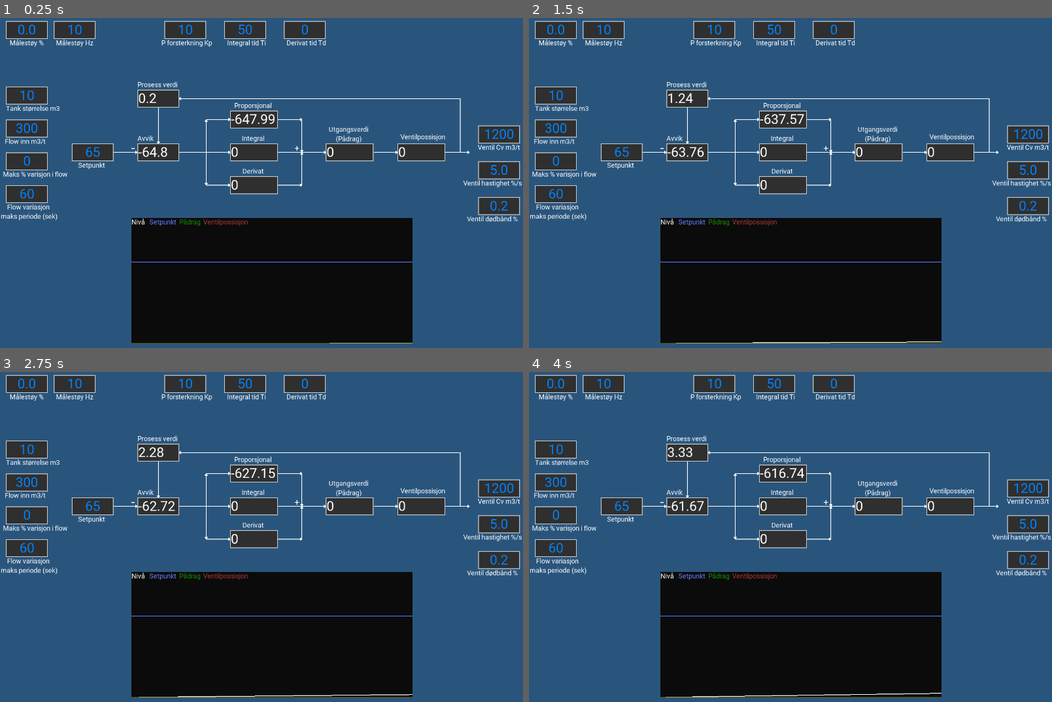
Above: before the commit, frames 1-4 (two rows, left to right).
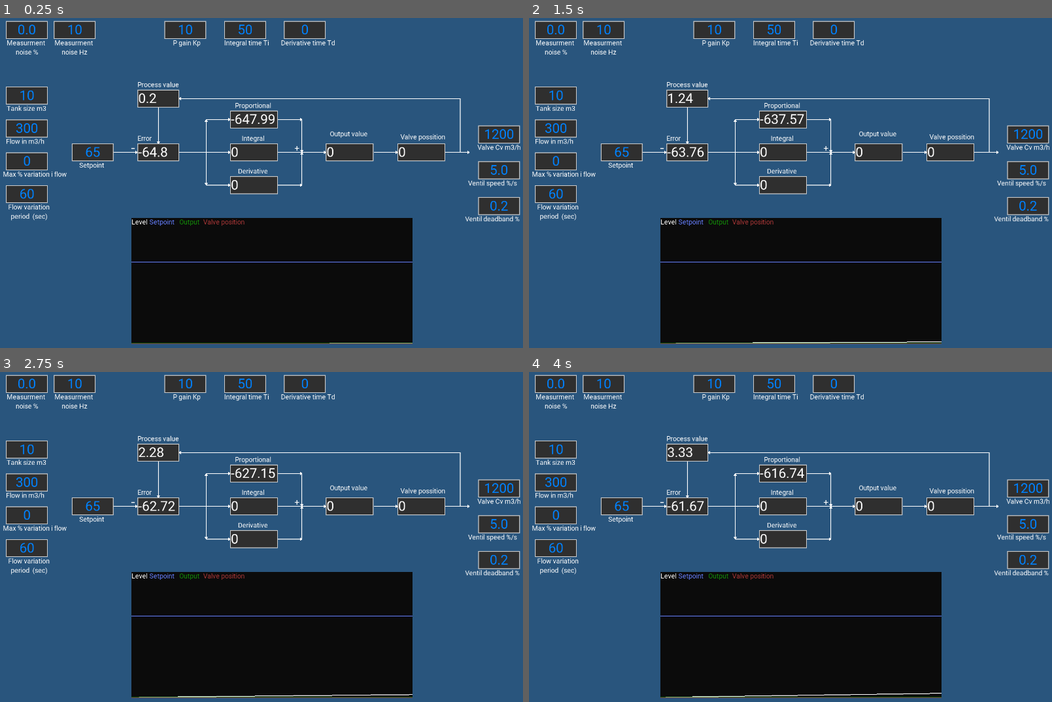
Above: after the commit, the same moments.

Repository: Keroflux/PIDsimulator
Game: Godot game, scene res://PIDsim.tscn
Two runs of this game, one before a commit and one after it. Both use one fixed random seed, a clock stepped at 60 frames per second and the inputs below.
Inputs:
- Up to frame 1 (0.25 s): no input
- Up to frame 2 (1.5 s): no input
- Up to frame 3 (2.75 s): no input
- Up to frame 4 (4 s): no input

The runs differ from the first frame. In frame 1, 1.8% of the frame differs, in the area x 0-100%, y 6-63%; in frame 2, 1.8%; in frame 3, 1.8%; in frame 4, 1.8%.

Commit message:
Update PIDsim.tscn

Diff:
--- a/PIDsim.tscn
+++ b/PIDsim.tscn
@@ -72,7 +72,7 @@
 margin_right = 107.0
 margin_bottom = -2.0
 custom_fonts/font = SubResource( 4 )
-text = "Prosess verdi"
+text = "Process value"
 
 [node name="Avvik" type="Label" parent="Blokkdiagram"]
 anchor_right = 1.0
@@ -129,7 +129,7 @@
 margin_right = 43.0
 margin_bottom = -2.0
 custom_fonts/font = SubResource( 4 )
-text = "Avvik"
+text = "Error"
 
 [node name="Minus" type="Label" parent="Blokkdiagram/Avvik"]
 margin_left = -17.0
@@ -166,7 +166,7 @@
 margin_right = 107.0
 margin_bottom = 70.0
 custom_fonts/font = SubResource( 4 )
-text = "Setpunkt"
+text = "Setpoint"
 align = 1
 valign = 1
 
@@ -205,7 +205,7 @@
 margin_right = 115.0
 margin_bottom = -2.0
 custom_fonts/font = SubResource( 4 )
-text = "Proporsjonal
+text = "Proportional
 "
 align = 1
 valign = 1
@@ -276,7 +276,7 @@
 margin_right = 115.0
 margin_bottom = -2.0
 custom_fonts/font = SubResource( 4 )
-text = "Derivat"
+text = "Derivative"
 align = 1
 valign = 1
 
@@ -314,8 +314,7 @@
 margin_right = 115.0
 margin_bottom = -1.0
 custom_fonts/font = SubResource( 4 )
-text = "Utgangsverdi
-(Pådrag)"
+text = "Output value"
 align = 1
 valign = 1
 
@@ -353,7 +352,7 @@
 margin_right = 128.0
 margin_bottom = 7.0
 custom_fonts/font = SubResource( 4 )
-text = "Ventilpossisjon"
+text = "Valve possition"
 align = 1
 valign = 1
 
@@ -376,7 +375,7 @@
 margin_right = 128.0
 margin_bottom = 70.0
 custom_fonts/font = SubResource( 4 )
-text = "P forsterkning Kp"
+text = "P gain Kp"
 align = 1
 valign = 1
 
@@ -399,7 +398,7 @@
 margin_right = 128.0
 margin_bottom = 70.0
 custom_fonts/font = SubResource( 4 )
-text = "Integral tid Ti"
+text = "Integral time Ti"
 align = 1
 valign = 1
 
@@ -422,7 +421,7 @@
 margin_right = 128.0
 margin_bottom = 70.0
 custom_fonts/font = SubResource( 4 )
-text = "Derivat tid Td"
+text = "Derivative time Td"
 align = 1
 valign = 1
 
@@ -445,7 +444,7 @@
 margin_right = 120.0
 margin_bottom = 70.0
 custom_fonts/font = SubResource( 4 )
-text = "Flow inn m3/t"
+text = "Flow in m3/h"
 align = 1
 valign = 1
 
@@ -468,7 +467,7 @@
 margin_right = 148.0
 margin_bottom = 70.0
 custom_fonts/font = SubResource( 4 )
-text = "Maks % varisjon i flow"
+text = "Max % variation i flow"
 align = 1
 valign = 1
 
@@ -491,8 +490,8 @@
 margin_right = 140.0
 margin_bottom = 95.0
 custom_fonts/font = SubResource( 4 )
-text = "Flow variasjon
-maks periode (sek)"
+text = "Flow variation
+period  (sec)"
 align = 1
 valign = 1
 
@@ -510,11 +509,12 @@
 align = 1
 
 [node name="Label" type="Label" parent="TankSize"]
-margin_top = 48.0
-margin_right = 144.0
-margin_bottom = 70.0
-custom_fonts/font = SubResource( 4 )
-text = "Tank størrelse m3"
+margin_left = -17.0
+margin_top = 48.0
+margin_right = 127.0
+margin_bottom = 70.0
+custom_fonts/font = SubResource( 4 )
+text = "Tank size m3"
 align = 1
 valign = 1
 
@@ -537,7 +537,7 @@
 margin_right = 128.0
 margin_bottom = 70.0
 custom_fonts/font = SubResource( 4 )
-text = "Ventil Cv m3/t"
+text = "Valve Cv m3/h"
 align = 1
 valign = 1
 
@@ -560,7 +560,7 @@
 margin_right = 117.0
 margin_bottom = 70.0
 custom_fonts/font = SubResource( 4 )
-text = "Ventil hastighet %/s"
+text = "Ventil speed %/s"
 align = 1
 valign = 1
 
@@ -583,7 +583,7 @@
 margin_right = 117.0
 margin_bottom = 70.0
 custom_fonts/font = SubResource( 4 )
-text = "Ventil dødbånd %"
+text = "Ventil deadband %"
 align = 1
 valign = 1
 
@@ -606,7 +606,8 @@
 margin_right = 128.0
 margin_bottom = 70.0
 custom_fonts/font = SubResource( 4 )
-text = "Målestøy %"
+text = "Measurment
+noise %"
 align = 1
 valign = 1
 
@@ -629,7 +630,8 @@
 margin_right = 128.0
 margin_bottom = 70.0
 custom_fonts/font = SubResource( 4 )
-text = "Målestøy Hz"
+text = "Measurment
+noise Hz"
 align = 1
 valign = 1
 
@@ -673,7 +675,7 @@
 margin_right = 144.0
 margin_bottom = 22.0
 custom_fonts/font = SubResource( 4 )
-text = "Nivå"
+text = "Level"
 valign = 1
 
 [node name="Setpunkt2" type="Label" parent="Trend/Trend"]
@@ -682,7 +684,7 @@
 margin_right = 192.0
 margin_bottom = 22.0
 custom_fonts/font = SubResource( 4 )
-text = "Setpunkt"
+text = "Setpoint"
 valign = 1
 
 [node name="Pådrag" type="Label" parent="Trend/Trend"]
@@ -691,7 +693,7 @@
 margin_right = 272.0
 margin_bottom = 22.0
 custom_fonts/font = SubResource( 4 )
-text = "Pådrag"
+text = "Output"
 valign = 1
 
 [node name="Ventil2" type="Label" parent="Trend/Trend"]
@@ -700,7 +702,7 @@
 margin_right = 336.0
 margin_bottom = 22.0
 custom_fonts/font = SubResource( 4 )
-text = "Ventilpossisjon"
+text = "Valve position"
 valign = 1
 
 [node name="Tween" type="Tween" parent="."]
